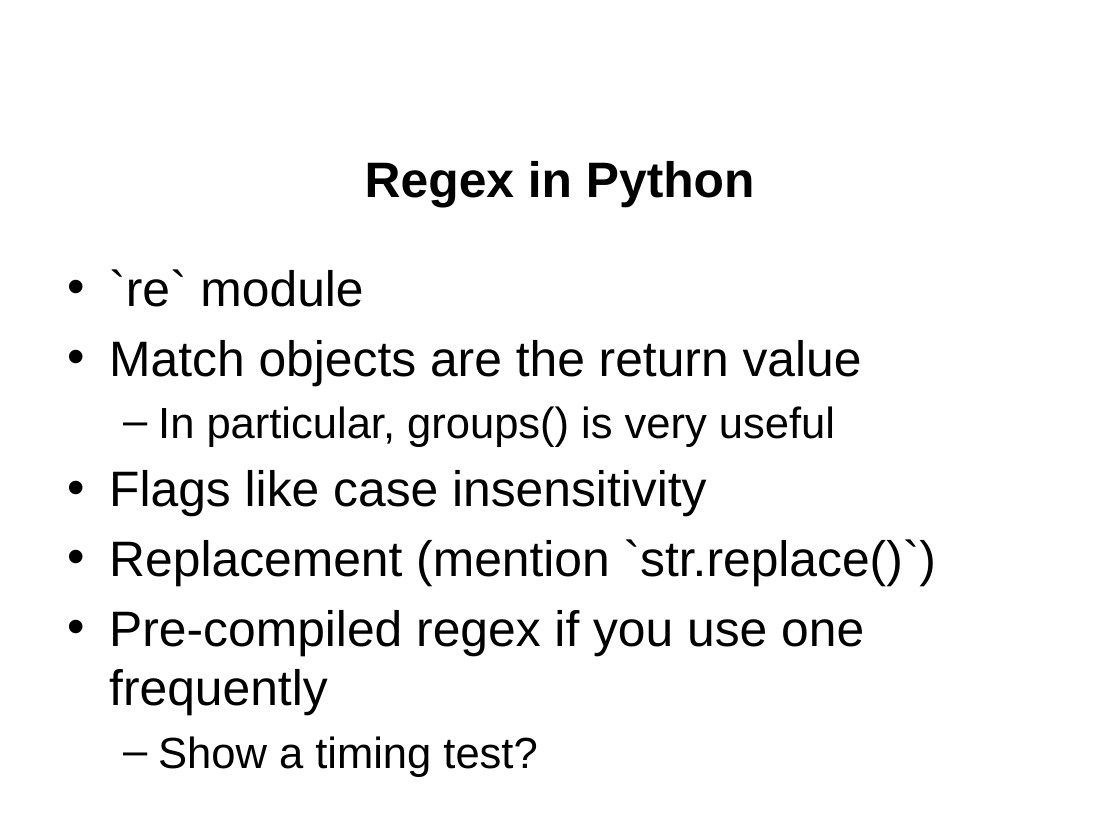
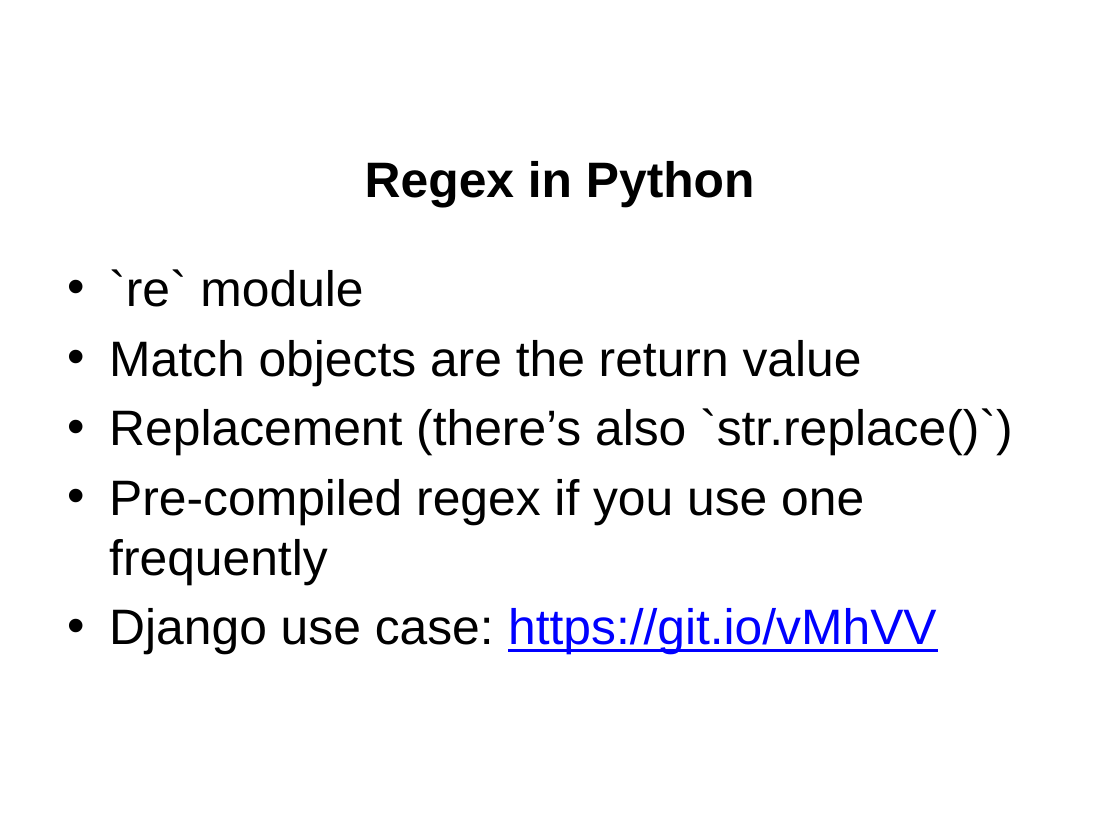
Before and after one commit to jgerity/talks, a slide deck: slide 17 of 2017/computing_workgroup/regex/regular_expressions.pptx (slide 19 before the commit). Drawn at 1120x840 pixels with LibreOffice and Linux fonts; fonts in the diff are those of the drawing; background and template pictures are left out. Boxes give left, top, right and bottom in pixels: in the first picture for what was removed or moved away, otherwise in the second. Text is boxed around its words. In the diff, an @@ line names an element or a change of style, - is before the commit and + after.

```diff
--- a/2017/computing_workgroup/regex/regular_expressions.pptx
+++ b/2017/computing_workgroup/regex/regular_expressions.pptx
@@ text at (109, 408, 1012, 456): text changed @@
-  – In particular, groups() is very useful
-• Flags like case insensitivity
-• Replacement (mention `str.replace()`)
+• Replacement (there’s also `str.replace()`)
@@ text at (109, 608, 936, 655): text changed; size 28 to 32 pt; text colour #000000 to #0000FF @@
-  – Show a timing test?
+• Django use case: https://git.io/vMhVV
```
Also in this commit, not shown: 14 other slides changed, 1 slide added, 1 slide removed.
